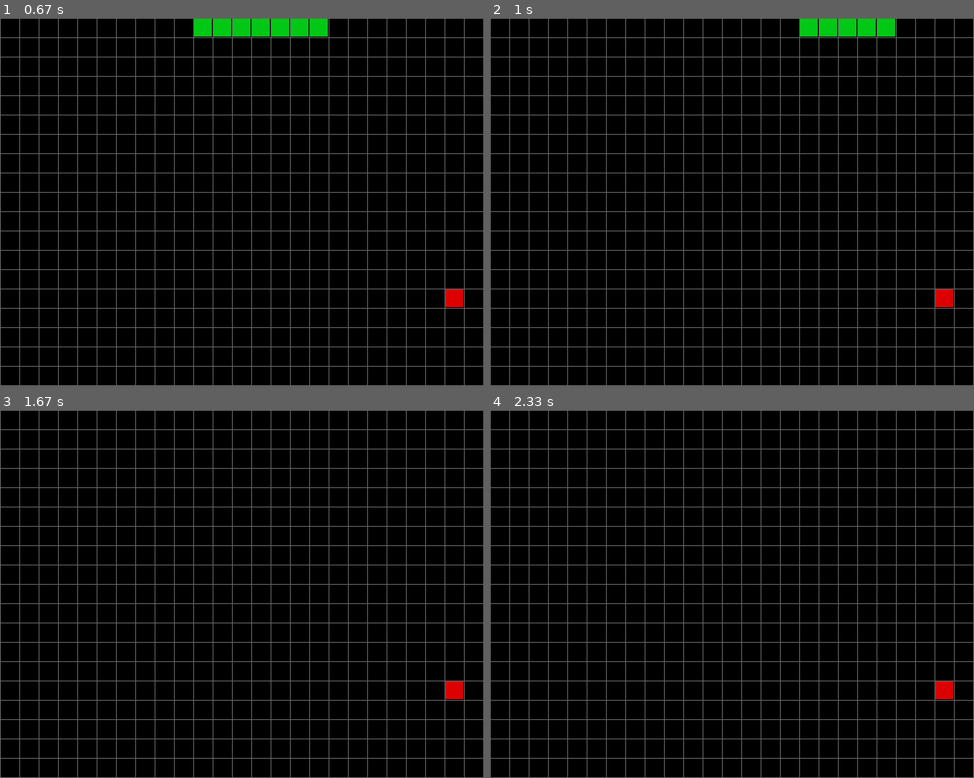
Above: before the commit, frames 1-4 (two rows, left to right).
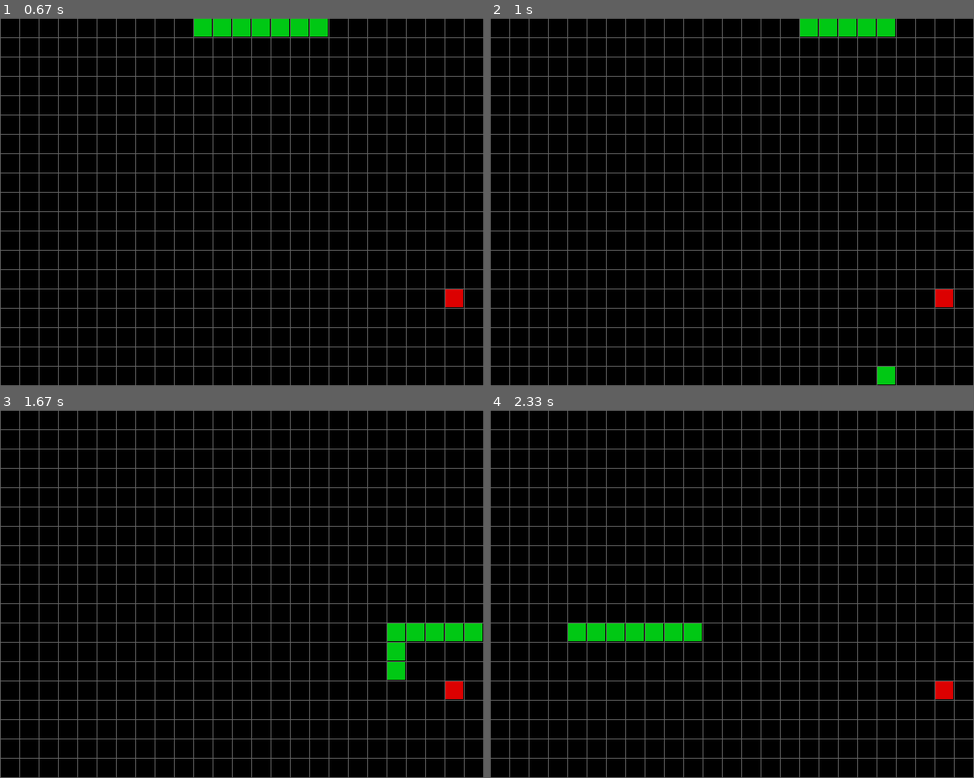
Above: after the commit, the same moments.

Repository: muertos/pygame-snake
Game: pygame game, started from main.py
The game is run twice, just before and just after one commit, with the same random seed, the same clock (stepped at 60 frames per second) and the same inputs.
Inputs:
- Up to frame 1 (0.67 s): no input
- Up to frame 2 (1 s): hold Up from 0.83 s (still down)
- Up to frame 3 (1.67 s): release Up at 1.3 s; hold Right from 1.33 s (still down)
- Up to frame 4 (2.33 s): release Right at 1.8 s

Frame 1 is identical in both runs. In frame 2, 0.2% of the frame differs, in the area x 80-84%, y 94-100%; in frame 3, 1.2%, in the area x 80-100%, y 57-74%; in frame 4, 1.2%.

Commit message:
collision detection added

Diff:
--- a/grid.py
+++ b/grid.py
@@ -8,18 +8,17 @@
     self.MAX_X = x
     self.MAX_Y = y
     self.CELL_WIDTH = cell_width
-    matrix_width = int(x / (cell_width + 1))
-    matrix_height = int(y / (cell_width + 1))
+    # width and height of grid
+    self.width = int(x / (cell_width + 1))
+    self.height = int(y / (cell_width + 1))
     # referenced using [y][x]
-    self.matrix = [[0 for i in range(matrix_width)] for j in range(matrix_height)]
+    self.matrix = [[0 for i in range(self.width)] for j in range(self.height)]
 
   def draw_grid(self, background, color: Tuple[int,int,int]):
       for x in range(0, self.MAX_X, self.CELL_WIDTH + 1):
         pygame.draw.line(background, color, (0 + x, 0), (0 + x, self.MAX_Y))
-        print(f"Line X: {x}")
       for y in range(0, self.MAX_Y, self.CELL_WIDTH + 1):
         pygame.draw.line(background, color, (0, 0 + y), (self.MAX_X, 0 + y))
-        print(f"Line Y: {y}")
 
   def draw_cell(self, background, x: int, y: int, color: Tuple[int,int,int]):
     pygame.draw.rect(background, color, Rect(
--- a/main.py
+++ b/main.py
@@ -52,7 +52,6 @@
       pos.insert(0, (x, i + 1))
     if delta_y == -1:
       pos.append((x, i + 1))
-  print(f"Initialized array: {pos}")
 
   # snakes eat apples
   apple_x = random.randrange(int(SCREEN_WIDTH / (CELL_WIDTH + 1)))
@@ -99,7 +98,15 @@
         # update snake head x,y
         x += delta_x
         y += delta_y
-        # TODO: collision detection
+        # collision detection
+        if x > grid.width:
+            x = 1
+        if x < 0:
+            x = grid.width
+        if y > grid.height:
+            y = 1
+        if y < 0:
+            y = grid.height
 
         for i in range(snake_length):
           _x = pos[i][0]
